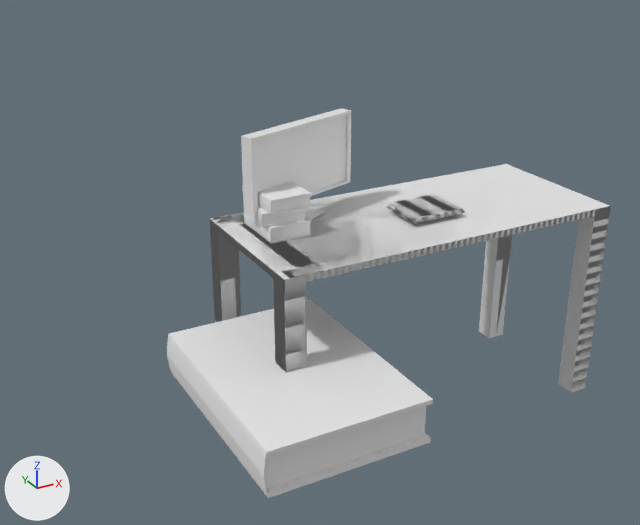
What one commit did to the Blender file Modele/Modele.blend.
Camera for both pictures: a camera (50 mm lens) standing at (-2.87, -5.72, 3.93) and looking at (0.47, 0.36, 0.88). The axes (+X, +Y, +Z) are drawn at lower left. The lights are the same throughout. The same objects are shown in both versions, whatever each file hides.

The first picture shows 'Biurko+komp', 'Ksiazka', 'Stol+Ksi', 'StolKsiazki'.
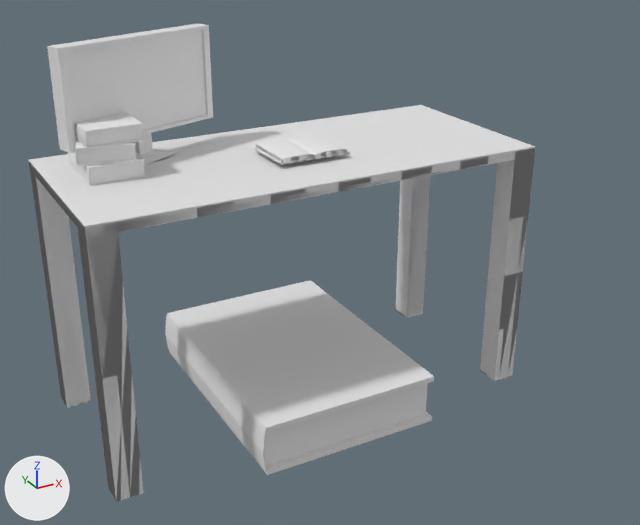
Pixel boxes [x1, y1, x2, y2] of what changed, in the pictures (640 x 525 px):
'Biurko+komp', moved
    before: [212, 108, 610, 392]
    after: [29, 24, 535, 500]
'Ksiazka', mesh moved
    before: [167, 300, 433, 498]
    after: [165, 280, 434, 475]
'StolKsiazki', moved
    before: [209, 181, 610, 392]
    after: [29, 112, 534, 501]
'Stol+Ksi', moved
    before: [212, 173, 494, 286]
    after: [30, 135, 535, 502]

The change in detail:
me_cube has 61 vertices, 57 faces and spans x -0.73..0.72, y -1.0..1.0, z -0.2..0.2.
me_cube is used by ob_ksiazka; location (0.0, 0.0, 0.0).
me_cube part 1: the whole mesh is moved by (0.0, 0.0, 0.2).
me_cube_010 has 96 vertices, 89 faces and spans x -6.44..6.44, y -2.96..2.96, z -3.97..2.98.
me_cube_010 is used by ob_stol_ksi; location (1.634, 0.663, 0.227); rotation (0.0, 0.0, 0.0252), in degrees (0, 0, 1.4); scale (0.272, 0.272, 0.302).
me_cube_010 part 2: the whole mesh is moved by (0.0, 0.0, 3.96).
me_cube_009 has 279 vertices, 260 faces and spans x -6.44..6.44, y -2.96..2.96, z -3.97..3.97.
me_cube_009 is used by ob_stolksiazki; location (1.634, 0.663, 0.227); rotation (0.0, 0.0, 0.0252), in degrees (0, 0, 1.4); scale (0.272, 0.272, 0.302).
me_cube_009 part 3: the whole mesh is moved by (0.0, 0.0, 3.96).
me_cube_008 has 113 vertices, 94 faces and spans x -17.8..17.8, y -7.8..7.8, z -1.3..1.7.
me_cube_008 is used by ob_biurko_komp; location (1.634, 0.663, 0.282); scale (0.0971, 0.0971, 0.971).
me_cube_008 part 4: the whole mesh is moved by (0.0, 0.0, 1.3).
Object 'Stol+Ksi' (ob_stol_ksi) moves from (1.634, 0.663, 0.227) to (0.0, 0.0, 0.0).
Object 'StolKsiazki' (ob_stolksiazki) moves from (1.634, 0.663, 0.227) to (0.0, 0.0, 0.0).
Object 'Biurko+komp' (ob_biurko_komp) moves from (1.634, 0.663, 0.282) to (0.0, 0.0, 0.0).
